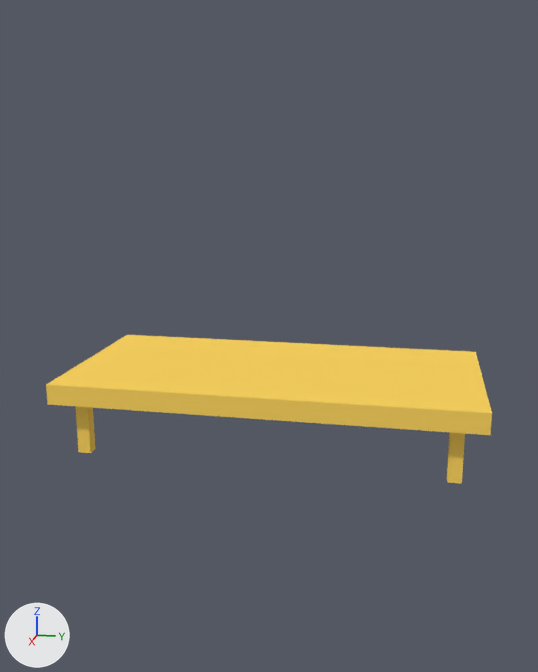
What one commit did to the Blender file assets/sofa.blend.
The view is the same before and after, from a 50 mm lens placed at (0.653, 0.123, 0.259), pointed at (0.014, -0.005, 0.099). Arrows for +X, +Y and +Z are at lower left; the lights stay in place.

Names of what the first picture shows: 'TABLE'.
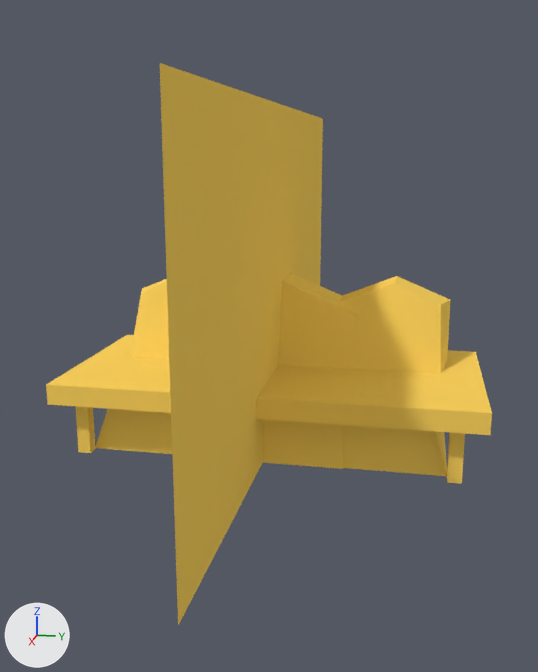
Edits to the scene script, one JSON object a line:
```json
{"op": "add", "block": "me_plane", "code": ["me_plane = bpy.data.meshes.new('Plane')", "me_plane.from_pydata([(-0.3, 0.0, 0.0), (0.3, 0.0, 0.0), (-0.3, 0.0, 0.3), (0.3, 0.0, 0.3)], [], [(0, 1, 3, 2)])", "me_plane.materials.append(mat_sectors)  # its picture is missing"]}
{"op": "remove", "block": "ob_chair", "code": "ob_chair.hide_viewport = True"}
{"op": "remove", "block": "ob_sofa", "code": "ob_sofa.hide_viewport = True"}
{"op": "add", "block": "ob_plane", "code": ["ob_plane = bpy.data.objects.new('Plane', me_plane)", "ob_plane.location = (0.0, 0.0, 0.0)"]}
```

What differs and where, as boxes (x1, y1, x2, y2) in the pictures (538 x 672 px):
```json
{"object": "Plane", "change": "added", "after": [160, 63, 323, 625], "on screen": "yellow"}
{"object": "SOFA", "change": "shown", "after": [95, 273, 450, 476], "on screen": "yellow"}
{"object": "CHAIR", "change": "shown", "after": [263, 280, 356, 469], "on screen": "yellow"}
```
